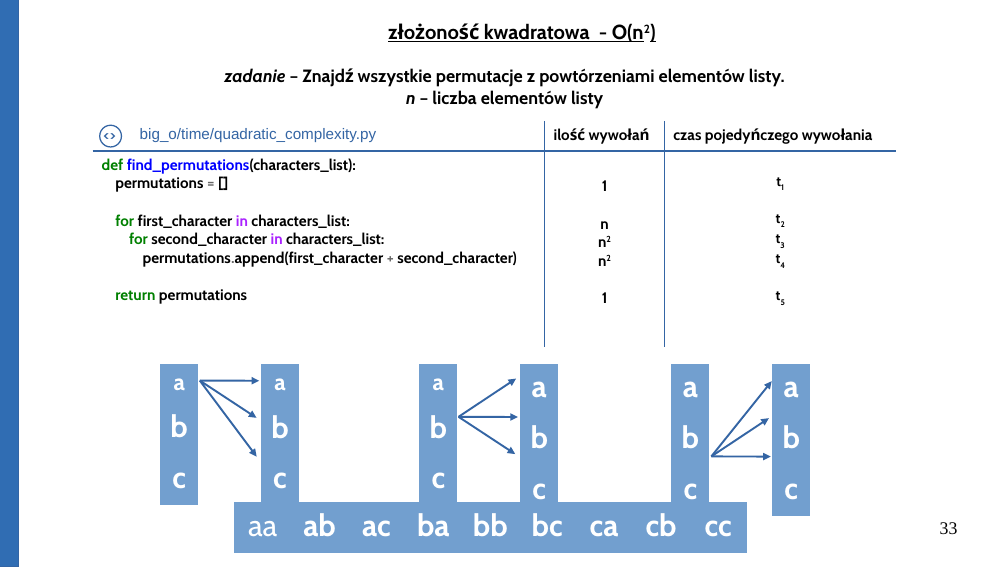
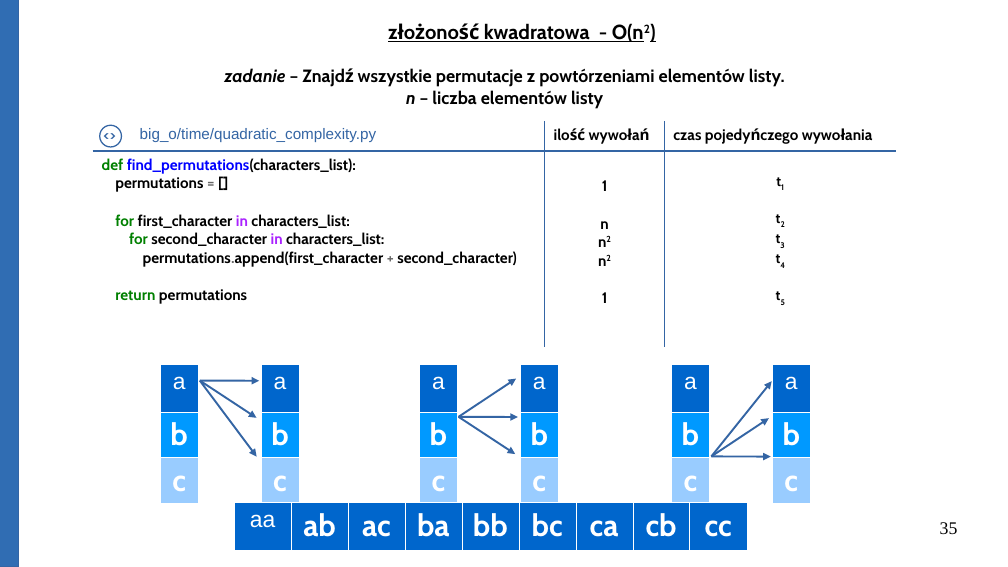
Before and after one commit to Michael-Wisniewski/algorithmic-workshop, a slide deck: slide 35 of gotowa.odp (slide 33 before the commit). Drawn at 1008x567 pixels with LibreOffice and Linux fonts; fonts in the diff are those of the drawing. Boxes give left, top, right and bottom in pixels: in the first picture for what was removed or moved away, otherwise in the second. Text is boxed around its words. In the diff, an @@ line names an element or a change of style, - is before the commit and + after.

Commit message:
Update presentation.

```diff
--- a/gotowa.odp
+++ b/gotowa.odp
@@ table at box(160, 364, 198, 495) @@
@@ fill #729FCF to #0066CC in row 1, column 1 @@
@@ fill #729FCF to #0099FF in row 2, column 1 @@
@@ fill #729FCF to #99CCFF in row 3, column 1 @@
@@ font Cabin to Arial, bold off in "a" @@
@@ borders changed @@
@@ table at box(262, 364, 299, 495) @@
@@ fill #729FCF to #0066CC in row 1, column 1 @@
@@ fill #729FCF to #0099FF in row 2, column 1 @@
@@ fill #729FCF to #99CCFF in row 3, column 1 @@
@@ font Cabin to Arial, bold off in "a" @@
@@ borders changed @@
@@ table at box(420, 364, 457, 495) @@
@@ fill #729FCF to #0066CC in row 1, column 1 @@
@@ fill #729FCF to #0099FF in row 2, column 1 @@
@@ fill #729FCF to #99CCFF in row 3, column 1 @@
@@ font Cabin to Arial, bold off in "a" @@
@@ borders changed @@
@@ table at box(520, 364, 558, 495) @@
@@ fill #729FCF to #0066CC in row 1, column 1 @@
@@ fill #729FCF to #0099FF in row 2, column 1 @@
@@ fill #729FCF to #99CCFF in row 3, column 1 @@
@@ size 24 to 18 pt, font Cabin to Arial, bold off in "a" @@
@@ borders changed @@
@@ table at box(671, 364, 709, 495) @@
@@ fill #729FCF to #0066CC in row 1, column 1 @@
@@ fill #729FCF to #0099FF in row 2, column 1 @@
@@ fill #729FCF to #99CCFF in row 3, column 1 @@
@@ size 24 to 18 pt, font Cabin to Arial, bold off in "a" @@
@@ borders changed @@
@@ table at box(773, 364, 810, 495) @@
@@ fill #729FCF to #0066CC in row 1, column 1 @@
@@ fill #729FCF to #0099FF in row 2, column 1 @@
@@ fill #729FCF to #99CCFF in row 3, column 1 @@
@@ size 24 to 18 pt, font Cabin to Arial, bold off in "a" @@
@@ borders changed @@
@@ table at box(234, 502, 745, 550) @@
@@ fill #729FCF to #0066CC in row 1 @@
@@ size 24 to 18 pt, font Cabin to Arial in "aa" @@
@@ borders changed @@
@@ page number at box(940, 522, 958, 534): text changed @@
-33
+35
```
Also in this commit, not shown: 2 other slides changed, 4 slides added, 2 slides removed.
